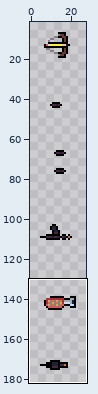
Edited in one commit: sprite sheet (gdod-jam-25/assets/gdodjam25_weapons.png). The picture above shows the old version from afar; the outline marks the close-up.
Close-up. The starting point:
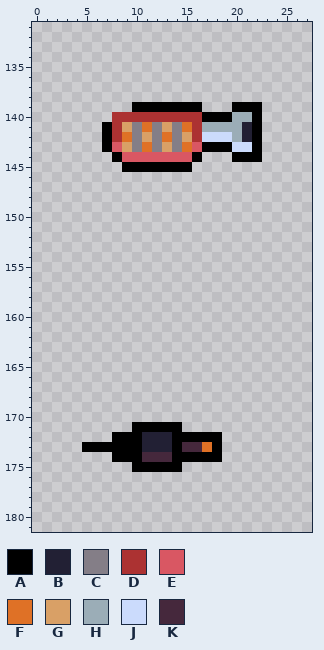
The file is 64x256 pixels. Shown: x 0..27, y 131..181. The wide view leaves out empty margins. The commit also changed other parts of the picture, which this record leaves out.
Palette (. is transparent): A #000000  B #222034  C #847e87  D #ac3232  E #d95763  F #df7126  G #d9a066  H #9badb7  J #cbdbfc  K #45283c
Pixels before, first column x 5:
139 .....AAAAAAA...AAA
140 ...DDDDDDDDDAAAHHA
141 ..ADGCFCGCFDHHHHBA
142 ..ADFCGCFCGDJJJHBA
143 ..AEGCFCGCFEAAAJJA
144 ...AEEEEEEEA...AAA
145 ....AAAAAAA.......
146 ..................
147 ..................
148 ..................
149 ..................
150 ..................
151 ..................
152 ..................
153 ..................
154 ..................
155 ..................
156 ..................
157 ..................
158 ..................
159 ..................
160 ..................
161 ..................
162 ..................
163 ..................
164 ..................
165 ..................
166 ..................
167 ..................
168 ..................
169 ..................
170 ..................
171 .....AAAAA........
172 ...AAABBBAAAAA....
173 AAAAAABBBAKKFA....
174 ...AAAKKKAAAAA....
175 .....AAAAA........
Now the later version:
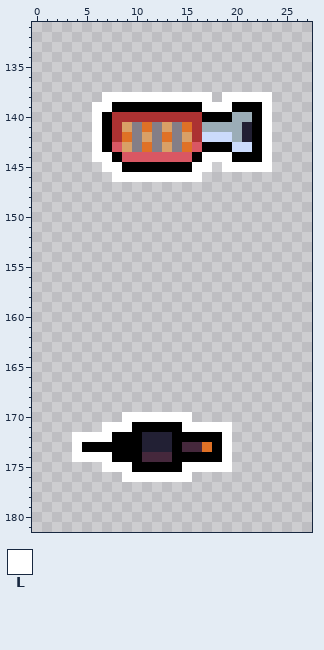
Colours new in this view: L #ffffff
Diff:
y 138: x 7..17 ........... -> LLLLLLLLLLL; x 19..23 ..... -> LLLLL
y 139: x 6..9 .... -> LLAA; x 17..19 ... -> LLL; x 23 . -> L
y 140: x 6..7 .. -> LA; x 23 . -> L
y 141..143: x 6 . -> L; x 23 . -> L
y 144: x 6..7 .. -> LL; x 17..19 ... -> LLL; x 23 . -> L
y 145: x 7..8 .. -> LL; x 16..17 .. -> LL; x 19..23 ..... -> LLLLL
y 146: x 8..16 ......... -> LLLLLLLLL
y 170: x 9..15 ....... -> LLLLLLL
y 171: x 7..9 ... -> LLL; x 15..19 ..... -> LLLLL
y 172: x 4..7 .... -> LLLL; x 19 . -> L
y 173: x 4 . -> L; x 19 . -> L
y 174: x 4..7 .... -> LLLL; x 19 . -> L
y 175: x 7..9 ... -> LLL; x 15..19 ..... -> LLLLL
y 176: x 9..15 ....... -> LLLLLLL
Where, in picture pixels (left, top, right, bottom), the same in both close-ups:
added: (92, 92, 272, 182)
added: (72, 412, 232, 482)
